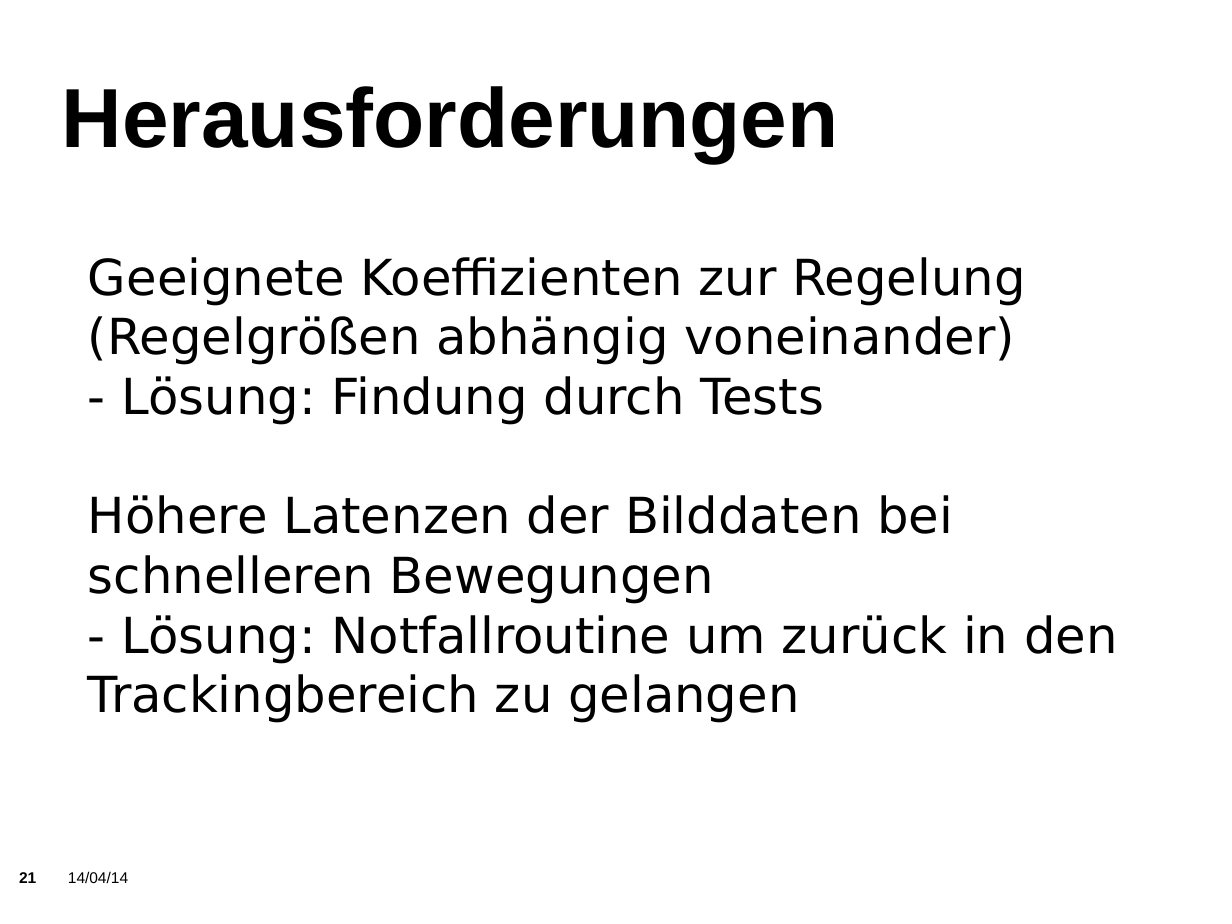
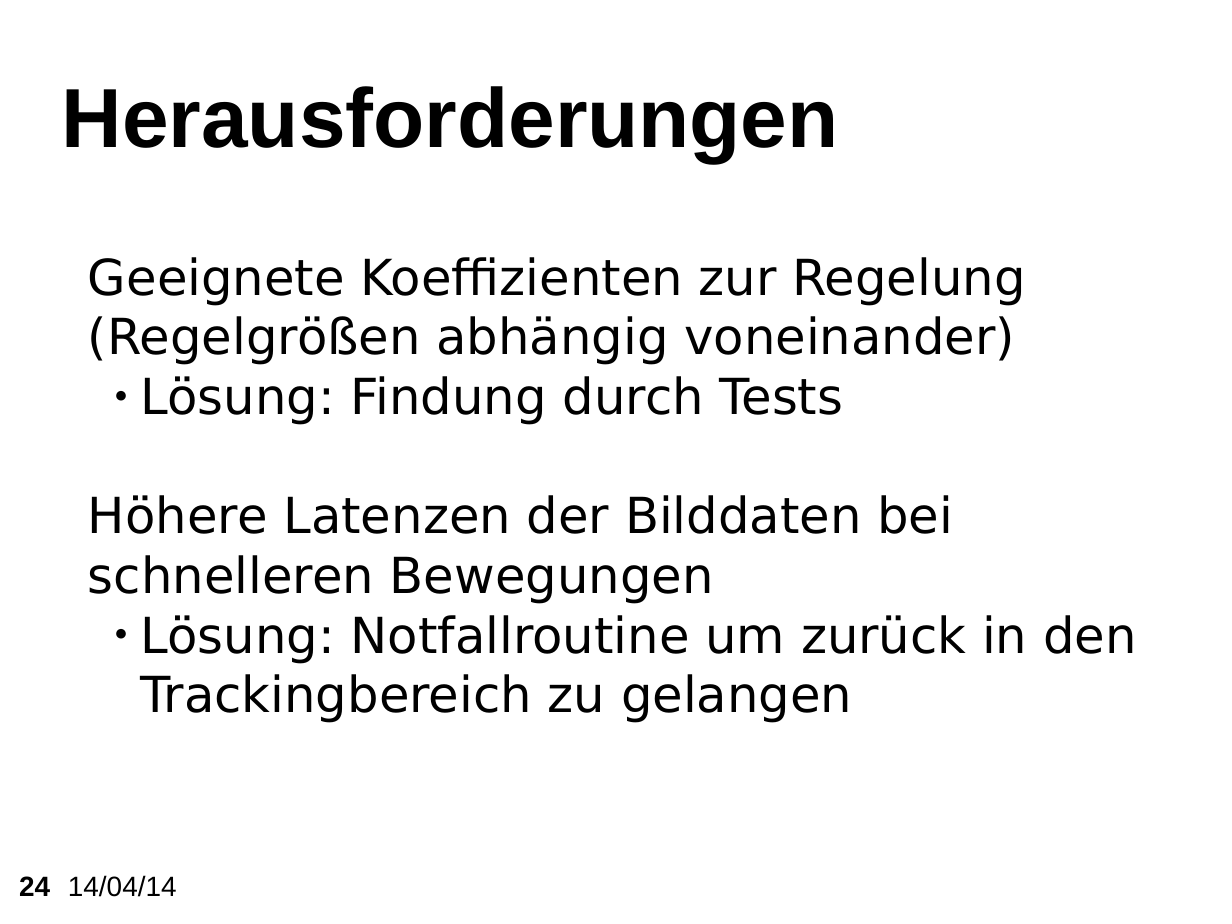
Before and after one commit to KITrokopter/Presentation, a slide deck: slide 24 of PresentationInTotal v0.1.odp (slide 21 before the commit). Drawn at 1232x924 pixels with LibreOffice and Linux fonts; fonts in the diff are those of the drawing; background and template pictures are left out. Boxes give left, top, right and bottom in pixels: in the first picture for what was removed or moved away, otherwise in the second. Text is boxed around its words. In the diff, an @@ line names an element or a change of style, - is before the commit and + after.

```diff
--- a/PresentationInTotal v0.1.odp
+++ b/PresentationInTotal v0.1.odp
@@ subtitle at (141, 376, 844, 425): text changed @@
-- Lösung: Findung durch Tests
+    ● Lösung: Findung durch Tests
@@ subtitle at (141, 615, 1137, 723): text changed @@
-- Lösung: Notfallroutine um zurück in den Trackingbereich zu gelangen
+    ● Lösung: Notfallroutine um zurück in den Trackingbereich zu gelangen
@@ text "14/04/14" at (68, 875, 177, 897): size 10 to 18 pt @@
@@ page number at (19, 876, 50, 896): text changed; size 10 to 18 pt @@
-21
+24
```
Also in this commit, not shown: 30 other slides changed, 7 slides added, 1 slide removed.
